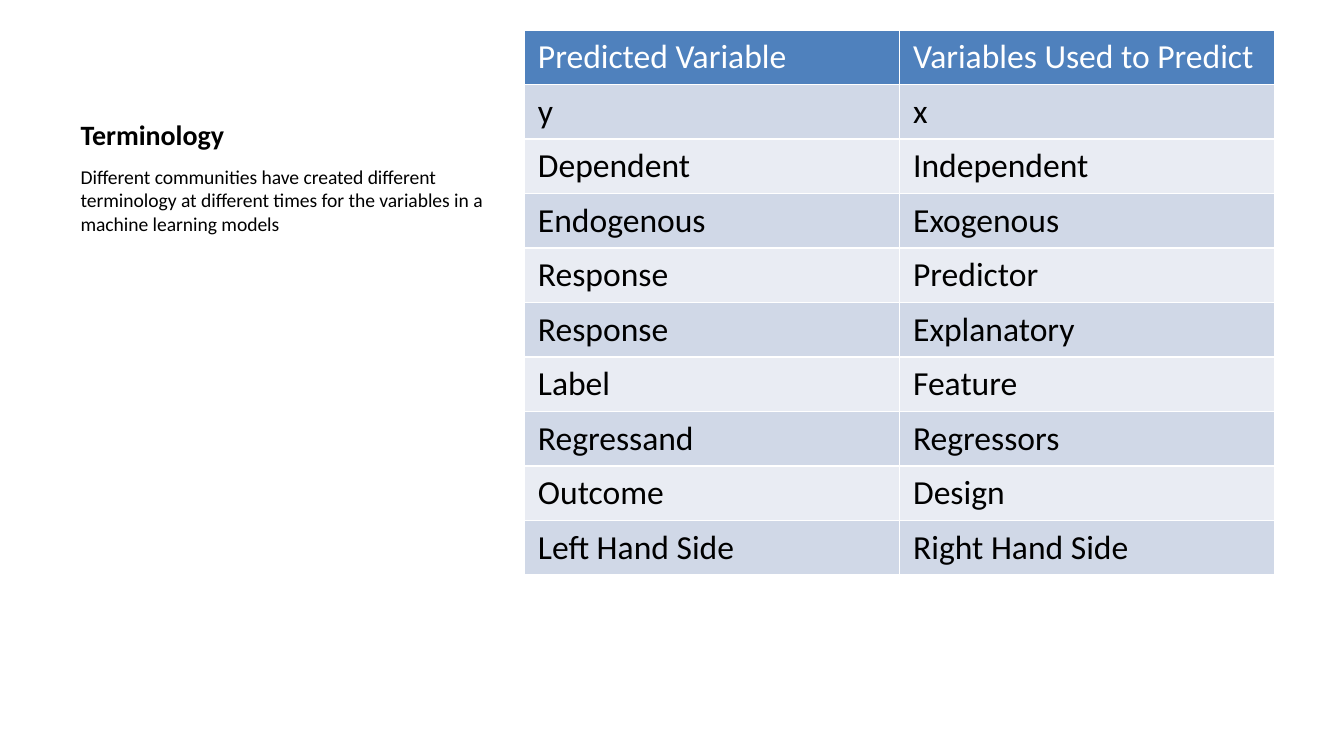
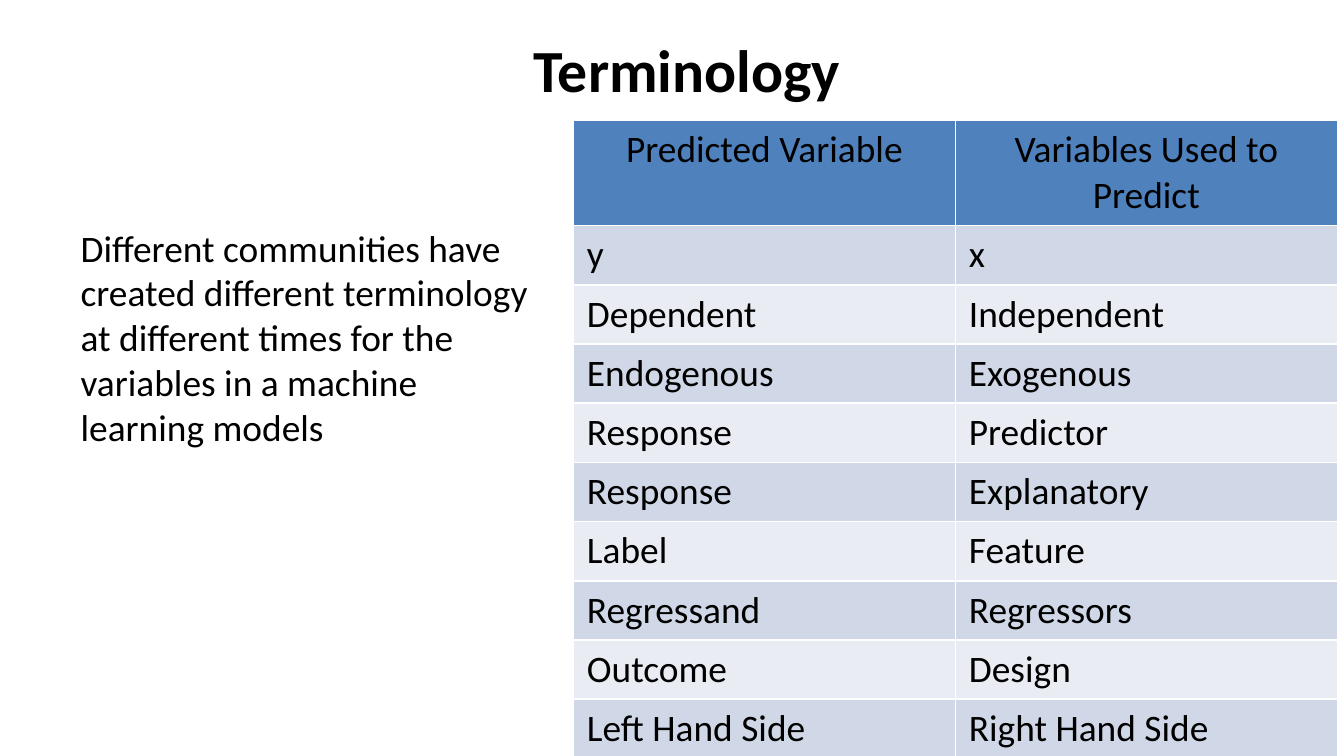
Before and after one commit to StephenElston/CSCI-E-83, a slide deck: slide 9 of LectureSlides/08_IntroductionToLinearModels.pptx. Drawn at 1344x756 pixels with LibreOffice and Linux fonts; fonts in the diff are those of the drawing. Boxes give left, top, right and bottom in pixels: in the first picture for what was removed or moved away, otherwise in the second. Text is boxed around its words. In the diff, an @@ line names an element or a change of style, - is before the commit and + after.

```diff
--- a/LectureSlides/08_IntroductionToLinearModels.pptx
+++ b/LectureSlides/08_IntroductionToLinearModels.pptx
@@ title "Terminology" at box(534, 50, 840, 102): size 15 to 32 pt; alignment left to centre @@
@@ table at box(574, 121, 1337, 752) @@
@@ size 18 to 20 pt @@
@@ text colour #FFFFFF to #000000 in "Predicted Variable", "Variables Used to Predict" @@
@@ alignment left to centre @@
@@ table: place and size @@
-table at box(524, 30, 1274, 673)
+table at box(574, 121, 1337, 752)
@@ text "Different communities have created different ...": place and size @@
-text "Different communities have created different ..." at box(81, 170, 482, 235)
+text "Different communities have created different ..." at box(81, 236, 527, 448)
@@ text "Different communities have created different ..." at box(81, 236, 527, 448): size 10.5 to 20 pt; more space between paragraphs @@
```
Also in this commit, not shown: 22 other slides changed, 2 slides added, 16 slides removed, 1 other file.
